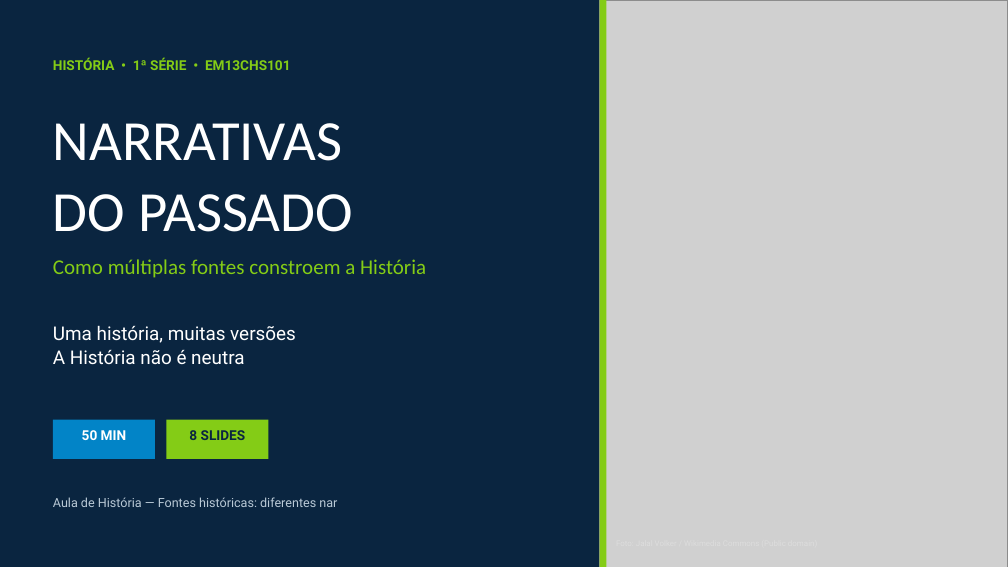
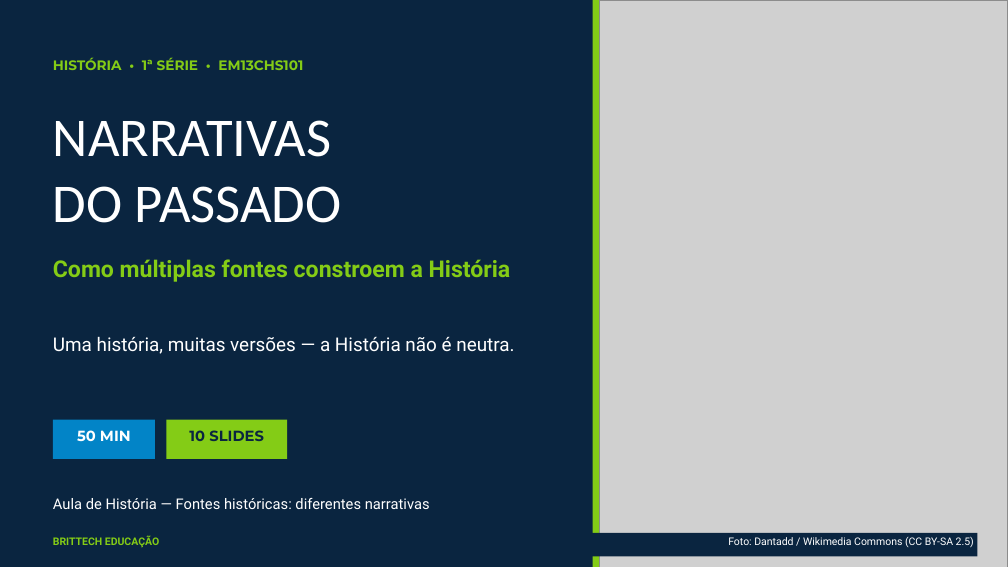
Before and after one commit to thiagollipe-web/brittech-educacao-aulas, a slide deck: slide 1 of ensino-medio/historia-1serie-fontes-historicas.pptx. Drawn at 1008x567 pixels with LibreOffice and Linux fonts; fonts in the diff are those of the drawing; grey boxes stand for pictures. Boxes give left, top, right and bottom in pixels: in the first picture for what was removed or moved away, otherwise in the second. Text is boxed around its words. In the diff, an @@ line names an element or a change of style, - is before the commit and + after.

```diff
--- a/ensino-medio/historia-1serie-fontes-historicas.pptx
+++ b/ensino-medio/historia-1serie-fontes-historicas.pptx
@@ rectangle: place and size @@
-rectangle at (600,0,606,567)
+rectangle at (593,0,600,567)
@@ text "HISTÓRIA • 1ª SÉRIE • ..." at (53,57,303,70): font Roboto to Montserrat @@
@@ text "NARRATIVAS" at (53,120,342,223): size 54 to 52 pt; line spacing 1.02 to 1; less space between paragraphs @@
@@ text "Como múltiplas fontes constroem a ..." at (53,259,511,282): size 20 to 22 pt, font Calibri to Roboto, bold on; line spacing 1 to 1.05 @@
@@ text at (53,336,514,354): text changed @@
-Uma história, muitas versões
-A História não é neutra
+Uma história, muitas versões — a História não é neutra.
@@ text "50 MIN" at (77,430,131,441): size 13 to 14 pt, font Roboto to Montserrat @@
@@ rectangle: place and size @@
-rectangle at (166,420,268,459)
+rectangle at (166,420,287,459)
@@ text at (189,430,264,441): text changed; size 13 to 14 pt; font Roboto to Montserrat @@
-8 SLIDES
+10 SLIDES
@@ text at (53,498,430,509): text changed; size 12 to 14 pt; text colour #B9C9D6 to #FFFFFF @@
-Aula de História — Fontes históricas: diferentes nar
+Aula de História — Fontes históricas: diferentes narrativas
@@ text added at (53,536,159,548), 10 pt, text #84CC16, bold @@
+BRITTECH EDUCAÇÃO
@@ rectangle added at (569,533,978,557), fill #0A2540 @@
@@ text added at (728,537,974,547), 10 pt, text #FFFFFF @@
+Foto: Dantadd / Wikimedia Commons (CC BY-SA 2.5)
```
Also in this commit, not shown: 3 other slides changed, 6 slides added, 4 slides removed, 4 other files.
